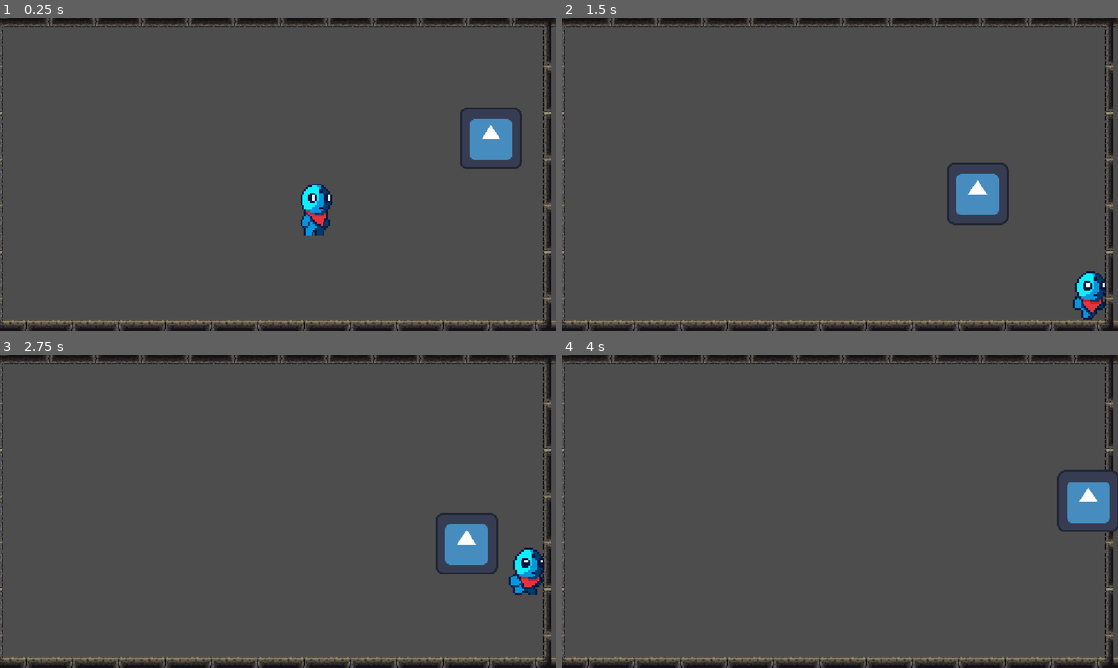
Above: before the commit, frames 1-4 (two rows, left to right).
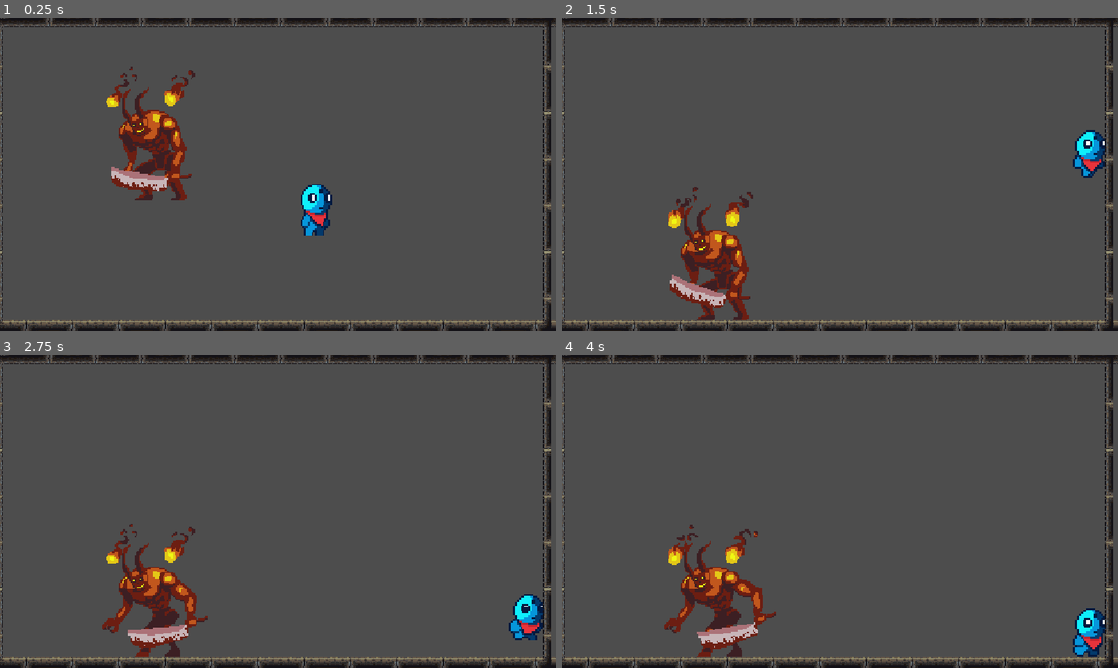
Above: after the commit, the same moments.

Repository: Yuco135/haven-game
Game: Godot game, scene res://Levels/Scene/level_1.tscn
Two runs of this game, one before a commit and one after it. Both use one fixed random seed, a clock stepped at 60 frames per second and the inputs below. The engine's default icon, where the game draws it, is replaced by a stand-in: a white triangle on a blue panel in a dark square.
Inputs (mouse positions are in pixels of both pictures, inside the frame that each line leads up to):
- Up to frame 1 (0.25 s): no input
- Up to frame 2 (1.5 s): tap Enter (ui_accept) at 0.5, 0.77 s; move the mouse to (962, 158) at 0.52 s; hold D (Right) from 0.53 s (still down); click (962, 158) at 0.6 s; move the mouse to (728, 190) at 1.27 s; tap Q (Dash) at 1.35 s
- Up to frame 3 (2.75 s): tap Enter (ui_accept) at 1.52 s; click (166, 527) at 1.55 s; move the mouse to (333, 442) at 2.02 s; release D (Right) at 2.03 s; hold A (Left) from 2.03 s (still down); hold E (Rewind) from 2.03 s (still down); click (333, 442) at 2.3 s
- Up to frame 4 (4 s): move the mouse to (812, 574) at 2.77 s; release A (Left) at 2.78 s; release E (Rewind) at 2.78 s; hold D (Right) from 2.78 s (still down); click (812, 574) at 2.85 s; tap Enter (ui_accept) at 3.02, 3.77 s; move the mouse to (1006, 558) at 3.52 s; tap Tab (bounce) at 3.6 s; click (1006, 558) at 3.8 s

The runs differ from the first frame. In frame 1, 4.4% of the frame differs, in the area x 19-94%, y 15-59%; in frame 2, 5.8%; in frame 3, 5.9%, in the area x 18-98%, y 50-97%; in frame 4, 5.4%.
Error before the commit: Invalid assignment of property or key 'process_mode' with value of type 'int' on a base object of type 'null instance'. (res://Main)
Error after the commit: Invalid access to property or key 'camera' on a base object of type 'CharacterBody2D (Player)'. (res://Main)

Commit message:
movement for boss
boss should walk but wont

Diff:
--- a/Levels/Scene/level_1.tscn
+++ b/Levels/Scene/level_1.tscn
@@ -2778,7 +2778,7 @@
 tile_set = SubResource("TileSet_3sy6q")
 
 [node name="Boss" parent="." unique_id=2078828578 instance=ExtResource("8_10d4x")]
-position = Vector2(1108, 392)
+position = Vector2(133, 196)
 
 [node name="Killzone" parent="." unique_id=1623600835 instance=ExtResource("9_i5eor")]
 position = Vector2(452, 923)
--- a/Main Stuff/Scenes/enemy.tscn
+++ b/Main Stuff/Scenes/enemy.tscn
@@ -1,29 +1,118 @@
 [gd_scene format=3 uid="uid://dsf1e3e8s6mhp"]
 
-[ext_resource type="Texture2D" uid="uid://bm6c3xbvobacd" path="res://icon.svg" id="1_0bnu1"]
 [ext_resource type="Script" uid="uid://dfwwndb3hy3wq" path="res://Main Stuff/Script/enemy.gd" id="1_d7766"]
+[ext_resource type="Texture2D" uid="uid://beq630pl0gobn" path="res://Art/boss_demon_slime_FREE_v1.0/spritesheets/demon_slime_FREE_v1.0_288x160_spritesheet.png" id="2_d7766"]
+
+[sub_resource type="AtlasTexture" id="AtlasTexture_74wfg"]
+atlas = ExtResource("2_d7766")
+region = Rect2(0, 160, 288, 160)
+
+[sub_resource type="AtlasTexture" id="AtlasTexture_i862n"]
+atlas = ExtResource("2_d7766")
+region = Rect2(288, 160, 288, 160)
+
+[sub_resource type="AtlasTexture" id="AtlasTexture_bvifi"]
+atlas = ExtResource("2_d7766")
+region = Rect2(576, 160, 288, 160)
+
+[sub_resource type="AtlasTexture" id="AtlasTexture_2l1ne"]
+atlas = ExtResource("2_d7766")
+region = Rect2(864, 160, 288, 160)
+
+[sub_resource type="AtlasTexture" id="AtlasTexture_ok87p"]
+atlas = ExtResource("2_d7766")
+region = Rect2(1152, 160, 288, 160)
+
+[sub_resource type="AtlasTexture" id="AtlasTexture_qk26r"]
+atlas = ExtResource("2_d7766")
+region = Rect2(1440, 160, 288, 160)
+
+[sub_resource type="AtlasTexture" id="AtlasTexture_cly4u"]
+atlas = ExtResource("2_d7766")
+region = Rect2(1728, 160, 288, 160)
+
+[sub_resource type="AtlasTexture" id="AtlasTexture_2pbhx"]
+atlas = ExtResource("2_d7766")
+region = Rect2(2016, 160, 288, 160)
+
+[sub_resource type="AtlasTexture" id="AtlasTexture_emqnp"]
+atlas = ExtResource("2_d7766")
+region = Rect2(2304, 160, 288, 160)
+
+[sub_resource type="AtlasTexture" id="AtlasTexture_r42wt"]
+atlas = ExtResource("2_d7766")
+region = Rect2(2592, 160, 288, 160)
+
+[sub_resource type="AtlasTexture" id="AtlasTexture_u14qc"]
+atlas = ExtResource("2_d7766")
+region = Rect2(2880, 160, 288, 160)
+
+[sub_resource type="SpriteFrames" id="SpriteFrames_3sy6q"]
+animations = [{
+"frames": [{
+"duration": 1.0,
+"texture": SubResource("AtlasTexture_74wfg")
+}, {
+"duration": 1.0,
+"texture": SubResource("AtlasTexture_i862n")
+}, {
+"duration": 1.0,
+"texture": SubResource("AtlasTexture_bvifi")
+}, {
+"duration": 1.0,
+"texture": SubResource("AtlasTexture_2l1ne")
+}, {
+"duration": 1.0,
+"texture": SubResource("AtlasTexture_ok87p")
+}, {
+"duration": 1.0,
+"texture": SubResource("AtlasTexture_qk26r")
+}, {
+"duration": 1.0,
+"texture": SubResource("AtlasTexture_cly4u")
+}, {
+"duration": 1.0,
+"texture": SubResource("AtlasTexture_2pbhx")
+}, {
+"duration": 1.0,
+"texture": SubResource("AtlasTexture_emqnp")
+}, {
+"duration": 1.0,
+"texture": SubResource("AtlasTexture_r42wt")
+}, {
+"duration": 1.0,
+"texture": SubResource("AtlasTexture_u14qc")
+}],
+"loop": 1,
+"name": &"walking",
+"speed": 7.0
+}]
 
 [sub_resource type="RectangleShape2D" id="RectangleShape2D_3sy6q"]
-size = Vector2(128, 129)
+size = Vector2(84, 222)
 
 [sub_resource type="CircleShape2D" id="CircleShape2D_6xxrv"]
-radius = 267.90485
+radius = 148.00337
 
 [sub_resource type="CircleShape2D" id="CircleShape2D_bp5kt"]
-radius = 131.01526
+radius = 105.72133
 
 [node name="Boss" type="Node2D" unique_id=2078828578 groups=["enemy"]]
-script = ExtResource("1_d7766")
 
 [node name="CharacterBody2D" type="CharacterBody2D" parent="." unique_id=1183119461]
 collision_layer = 3
 collision_mask = 3
+script = ExtResource("1_d7766")
 
-[node name="Sprite2D" type="Sprite2D" parent="CharacterBody2D" unique_id=2045946623]
-texture = ExtResource("1_0bnu1")
+[node name="AnimatedSprite2D" type="AnimatedSprite2D" parent="CharacterBody2D" unique_id=1225681294]
+position = Vector2(0, -20)
+scale = Vector2(2.75, 2.75)
+sprite_frames = SubResource("SpriteFrames_3sy6q")
+animation = &"walking"
+frame_progress = 0.85231435
 
 [node name="CollisionShape2D" type="CollisionShape2D" parent="CharacterBody2D" unique_id=934943601]
-position = Vector2(0, 0.5)
+position = Vector2(4, 87)
 shape = SubResource("RectangleShape2D_3sy6q")
 
 [node name="detection" type="Area2D" parent="CharacterBody2D" unique_id=297402575]
@@ -31,6 +120,7 @@
 collision_mask = 2
 
 [node name="CollisionShape2D" type="CollisionShape2D" parent="CharacterBody2D/detection" unique_id=1474564454]
+position = Vector2(4, 86)
 shape = SubResource("CircleShape2D_6xxrv")
 
 [node name="enemy_hitbox" type="Area2D" parent="CharacterBody2D" unique_id=171610224 groups=["enemy"]]
@@ -38,13 +128,17 @@
 collision_mask = 2
 
 [node name="CollisionShape2D" type="CollisionShape2D" parent="CharacterBody2D/enemy_hitbox" unique_id=1686041347]
+position = Vector2(2, 83)
 shape = SubResource("CircleShape2D_bp5kt")
 
 [node name="take damage cooldown" type="Timer" parent="." unique_id=1174007818]
 wait_time = 0.5
+
+[node name="DirectionTimer" type="Timer" parent="." unique_id=1304570649]
 
 [connection signal="body_entered" from="CharacterBody2D/detection" to="." method="_on_detection_body_entered"]
 [connection signal="body_exited" from="CharacterBody2D/detection" to="." method="_on_detection_body_exited"]
 [connection signal="body_entered" from="CharacterBody2D/enemy_hitbox" to="." method="_on_enemy_hitbox_body_entered"]
 [connection signal="body_exited" from="CharacterBody2D/enemy_hitbox" to="." method="_on_enemy_hitbox_body_exited"]
 [connection signal="timeout" from="take damage cooldown" to="." method="_on_take_damage_cooldown_timeout"]
+[connection signal="timeout" from="DirectionTimer" to="." method="_on_direction_timer_timeout"]
--- a/Main Stuff/Script/enemy.gd
+++ b/Main Stuff/Script/enemy.gd
@@ -1,61 +1,57 @@
-extends Node2D
+class_name Enemy extends CharacterBody2D
 
-var speed = 50
-var player_chase = false
+const speed = 10
+var is_enemy_chase = false
 var player = null
 
 var health = 200
-var player_inattack_zone = false
-var can_take_damage = true
+var health_max = 200
+var health_min = 0
+
+var dead = false
+var taking_damage = false
+var damage_to_deal = 20
+var is_dealing_damage = false
 
 var dir: Vector2
 const gravity = 900
-var knockback_force =200
+var knockback_force = 200
 var is_roaming = true
 
-func _physics_process(delta: float) -> void:
-	deal_with_damage()
-	if player_chase:
-		position += (player.position - position)/speed
+func _process(delta):
+	if !is_on_floor():
+		velocity.y += gravity * delta
+		velocity.x = 0
+	move(delta)
+	handle_animation()
 
-func _on_detection_body_entered(body: Node2D) -> void:
-	player = body
-	player_chase = true
+	move_and_slide()
 
+func move(delta):
+	if !dead:
+		if !is_enemy_chase:
+			velocity += dir * speed * delta
+			is_roaming = true
+	elif dead:
+		velocity.x = 0
 
-func _on_detection_body_exited(body: Node2D) -> void:
-	player = null
-	player_chase = false
-
-func enemy():
-	pass
-
-
-
-
-func _on_enemy_hitbox_body_entered(body: Node2D) -> void:
-	if body.name == "player":
-		player_inattack_zone = true
-
-
-func _on_enemy_hitbox_body_exited(body: Node2D) -> void:
-	if body.name == "player":
-		player_inattack_zone = false
-
-func deal_with_damage():
-	if player_inattack_zone and Damage.player_current_attack:
-		if can_take_damage == true:
-			health = health - 10
-			$"take damage cooldown".start()
-			can_take_damage = false
-			print("enemy health", health)
-			if health <= 0:
-				self.queue_free()
-
-
-func _on_take_damage_cooldown_timeout() -> void:
-	can_take_damage = true
-
+func handle_animation():
+	var anim_sprite = $AnimatedSprite2D
+	if !dead and !taking_damage and !is_dealing_damage:
+		anim_sprite.play("walking")
+		if dir.x == -1:
+			anim_sprite.flip_h = true
+		elif dir.x == 1:
+			anim_sprite.flip_h = false
+		elif !dead and taking_damage and !is_dealing_damage:
+			anim_sprite
 
 func _on_direction_timer_timeout() -> void:
-	pass # Replace with function body.
+	$DirectionTimer.wait_time = choose([1.5,2.0,2.5])
+	if !is_enemy_chase:
+		dir = choose([Vector2.RIGHT, Vector2.LEFT])
+		velocity.x = 0
+
+func choose(array):
+	array.shuffle()
+	return array.front()
--- a/Player/player.gd
+++ b/Player/player.gd
@@ -1,6 +1,5 @@
 class_name Player extends CharacterBody2D
 
-@onready var camera: Camera2D = $Camera2D
 
 const SPEED = 400.0
 const DASH_SPEED = 1000.0
Binary file added: Art/boss_demon_slime_FREE_v1.0/individual sprites/01_demon_idle/demon_idle_1.png
Not shown, added: Art/boss_demon_slime_FREE_v1.0/individual sprites/01_demon_idle/demon_idle_1.png.import
Binary file added: Art/boss_demon_slime_FREE_v1.0/individual sprites/01_demon_idle/demon_idle_2.png
Not shown, added: Art/boss_demon_slime_FREE_v1.0/individual sprites/01_demon_idle/demon_idle_2.png.import
Binary file added: Art/boss_demon_slime_FREE_v1.0/individual sprites/01_demon_idle/demon_idle_3.png
Not shown, added: Art/boss_demon_slime_FREE_v1.0/individual sprites/01_demon_idle/demon_idle_3.png.import
Binary file added: Art/boss_demon_slime_FREE_v1.0/individual sprites/01_demon_idle/demon_idle_4.png
Not shown, added: Art/boss_demon_slime_FREE_v1.0/individual sprites/01_demon_idle/demon_idle_4.png.import
Binary file added: Art/boss_demon_slime_FREE_v1.0/individual sprites/01_demon_idle/demon_idle_5.png
Not shown, added: Art/boss_demon_slime_FREE_v1.0/individual sprites/01_demon_idle/demon_idle_5.png.import
Binary file added: Art/boss_demon_slime_FREE_v1.0/individual sprites/01_demon_idle/demon_idle_6.png
Not shown, added: Art/boss_demon_slime_FREE_v1.0/individual sprites/01_demon_idle/demon_idle_6.png.import
(and 114 more such lines)
